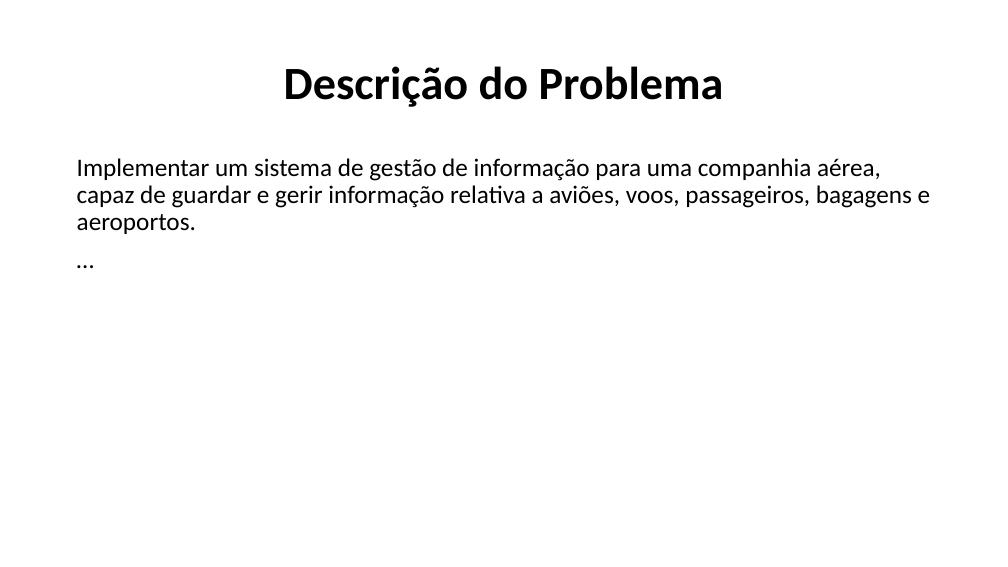
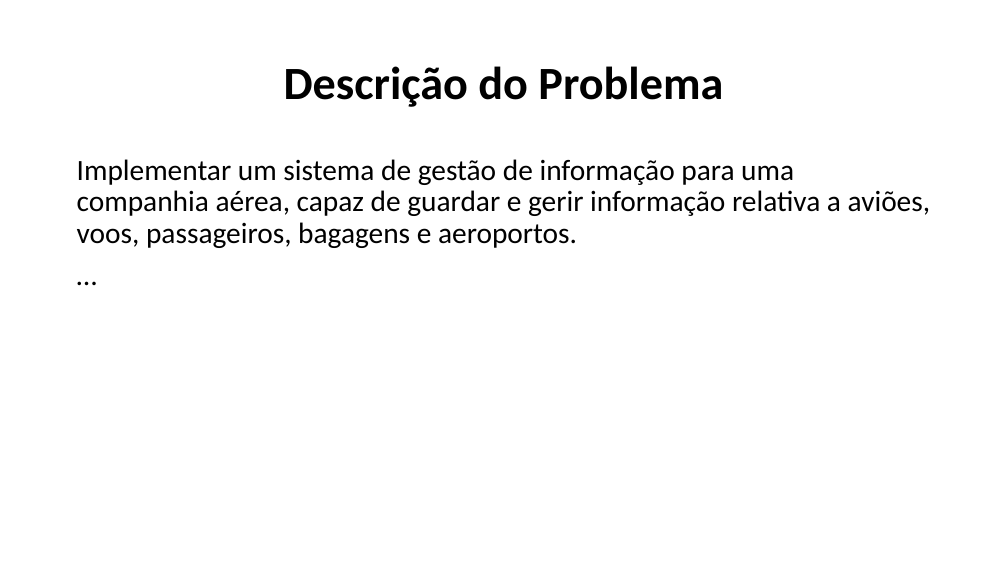
Before and after one commit to Naapperas/feup-aed-proj1, a slide deck: slide 2 of Apresentação.pptx. Drawn at 1008x567 pixels with LibreOffice and Linux fonts; fonts in the diff are those of the drawing. Boxes give left, top, right and bottom in pixels: in the first picture for what was removed or moved away, otherwise in the second. Text is boxed around its words. In the diff, an @@ line names an element or a change of style, - is before the commit and + after.

```diff
--- a/Apresentação.pptx
+++ b/Apresentação.pptx
@@ text "Implementar um sistema de gestão ..." at <box>77,159,930,248</box>: size 24 to 28 pt @@
```
Also in this commit, not shown: 2 other slides changed, 3 slides added, 2 slides removed.
